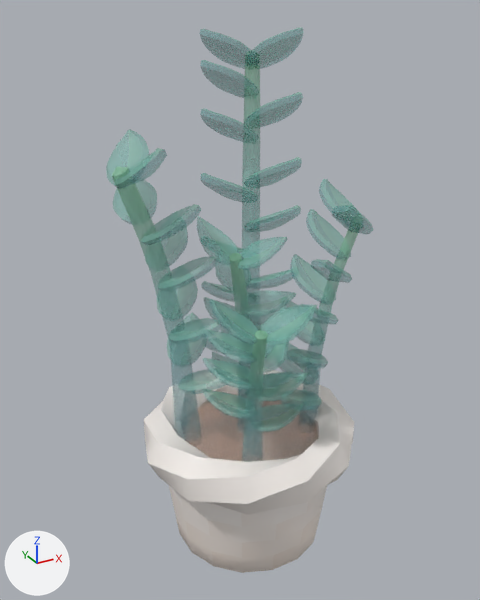
One commit to the FBX model Assets/Models/Tiny Treats plants/zzplant_plant_large_potted.fbx: the scene before it, then after it.
One viewpoint serves both versions: a 50 mm lens placed at (-1.93, -3.38, 3.54), pointed at (0.0, 0.12, 1.79). Lighting does not change. The marker at lower left points along +X, +Y and +Z. Objects named as collision shapes, trigger or cutter boxes, shadow casters or lower levels of detail are left out. Where no turn or scale is listed for an object, it has been applied to the vertices.

Objects in the first picture: 'zzplant_plant_large_potted'.
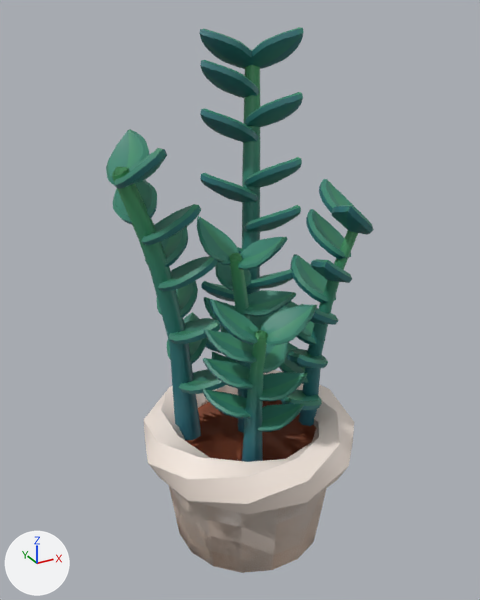
Location of each change, [x1, y1, x2, y2] in pixels of the pictures (480 x 600 px):
'zzplant_plant_large_potted', surface changed: [106, 27, 373, 573] in both
'zzplant_plant_large_potted_LOD1', added: after [106, 27, 374, 573]

What changed in the scene script:
```text
Change img_tiny_treats_texture_1_png:
    img_tiny_treats_texture_1_png: load_image('tiny_treats_texture_1.png', 'tiny_treats_texture_1.png', 1024, 1024, 'Non-Color') -> load_image('tiny_treats_texture_1.png', 'tiny_treats_texture_1.png', 1024, 1024, 'sRGB')
Change mat_tiny_treats_1:
    remove n3 = _N.new('ShaderNodeTexImage'); n3.name = 'Image Texture.001'
    remove n3.image = img_tiny_treats_texture_1_png
    where n0 = _N.new('ShaderNodeBsdfPrincipled'); n0.name = 'Principled BSDF'
    remove _L.new(n3.outputs[0], n0.inputs[4])  # 'Color' to 'Alpha'
    where n2 = _N.new('ShaderNodeTexImage'); n2.name = 'Image Texture'
    add _L.new(n2.outputs[1], n0.inputs[4])  # 'Alpha' to 'Alpha'
Add me_zzplant_plant_large_potted_001:
    me_zzplant_plant_large_potted_001.from_pydata(...)  # 2501 vertices, 2917 faces; spans x -0.8..0.78, y -0.73..0.91, z 0.0..3.42
    me_zzplant_plant_large_potted_001.materials.append(mat_tiny_treats_1)  # picture img_tiny_treats_texture_1_png
Add ob_zzplant_plant_large_potted_lod1:
    ob_zzplant_plant_large_potted_lod1 = bpy.data.objects.new('zzplant_plant_large_potted_LOD1', me_zzplant_plant_large_potted_001)
    ob_zzplant_plant_large_potted_lod1.location = (0.0, 0.0, 0.0)
```
